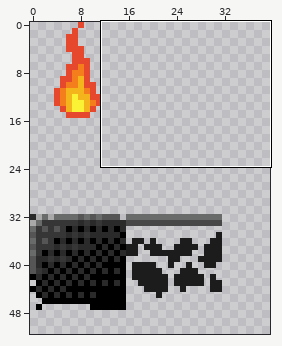
Two states of a sprite sheet, Assets/Spritesheets/tileset.png. The picture above shows the old version from afar; the outline marks the close-up.
Close-up. Old version:
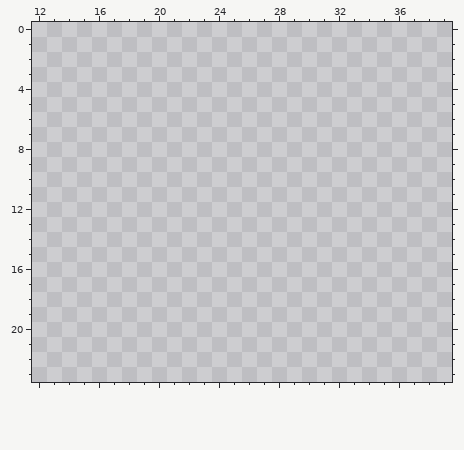
The file is 160x160 pixels. Colours within 5 levels of each other are drawn and written as one. Shown: x 12..39, y 0..23. The wide view leaves out empty margins.
Now the later version:
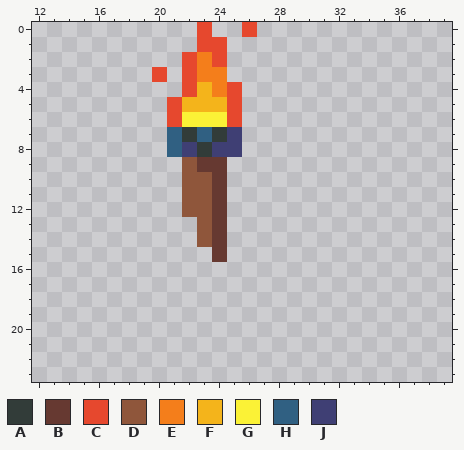
Palette (. is transparent): A #323c39  B #663931  C #e6482e  D #8f563b  E #f47e1b  F #f4b41b  G #fbf236  H #306082  J #3f3f74
The exact change:
Changed rows in their new state; - is an unchanged pixel.
first column x 20:
 0 ---C--C
 1 ---CC--
 2 --CEC--
 3 C-CEE--
 4 --CFEC-
 5 -CFFFC-
 6 -CGGGC-
 7 -HAHAJ-
 8 -HJAJJ-
 9 --DBB--
10 --DDB--
11 --DDB--
12 --DDB--
13 ---DB--
14 ---DB--
15 ----B--
Where, in picture pixels (left, top, right, bottom), the same in both close-ups:
added: (152, 22, 257, 262)
